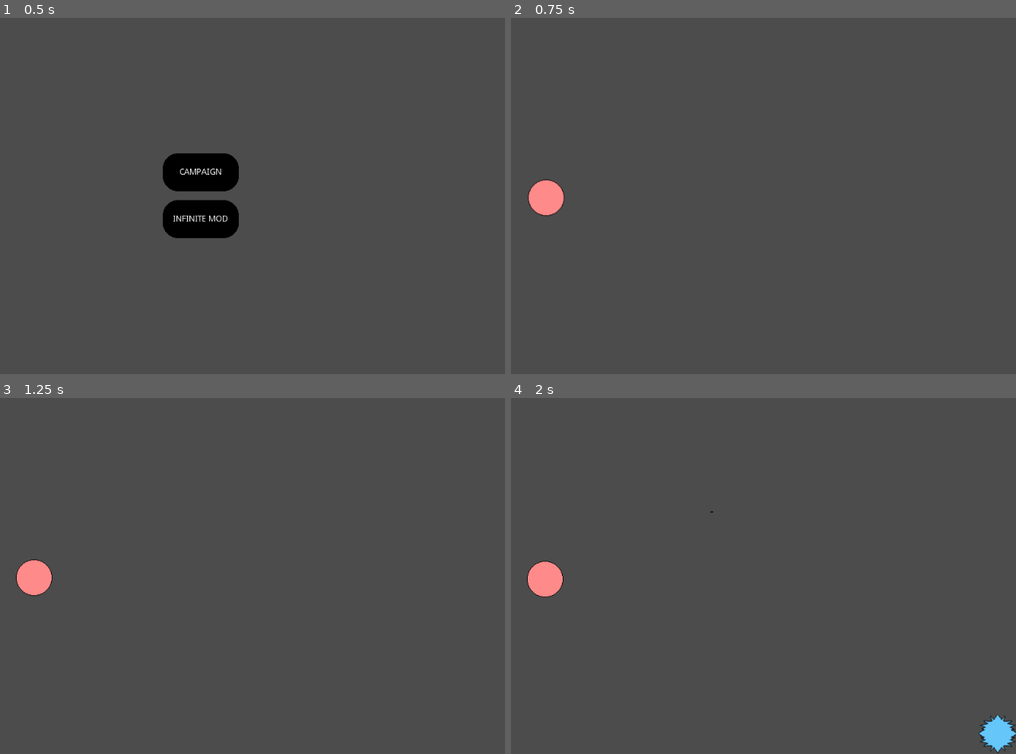
Above: before the commit, frames 1-4 (two rows, left to right).
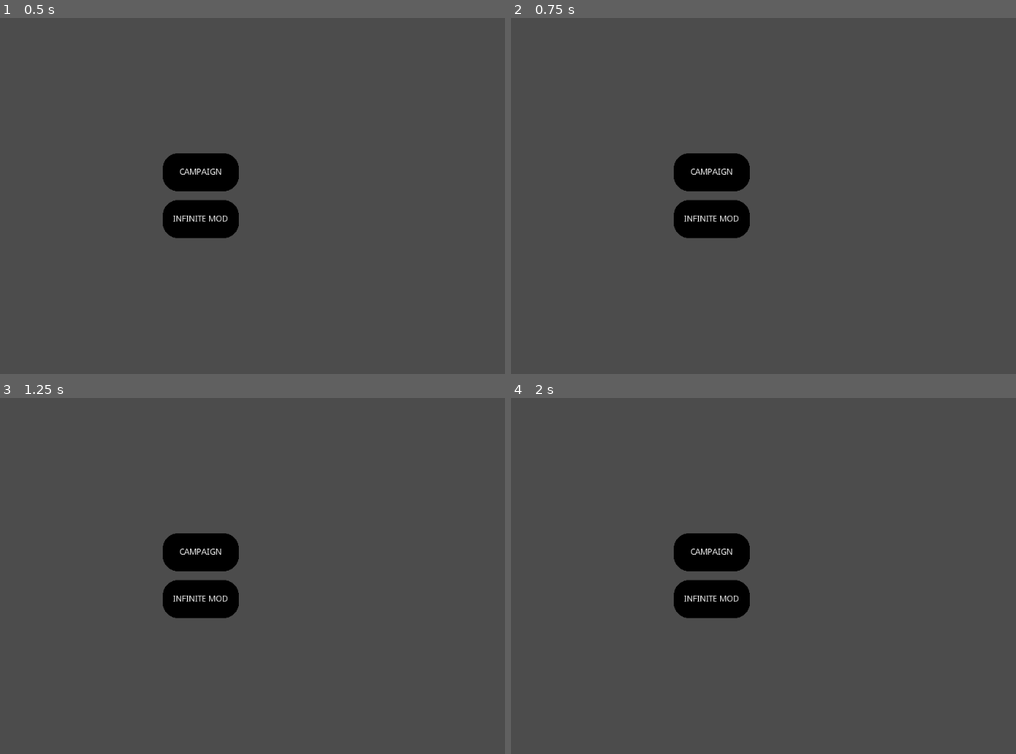
Above: after the commit, the same moments.

Repository: Sky84/LineRIderLike
Game: Godot game, scene res://Scenes/Main.tscn
Same seed, same stepped clock (60 frames per second), same inputs: the game is played once before the commit and once after it. Before the commit the project starts from res://Scenes/MainMenu.tscn.
Inputs (mouse positions are in pixels of both pictures, inside the frame that each line leads up to):
- Up to frame 1 (0.5 s): no input
- Up to frame 2 (0.75 s): click "INFINITE MOD" at 0.5 s
- Up to frame 3 (1.25 s): no input
- Up to frame 4 (2 s): click (713, 551) at 1.25 s, where only the run after the commit has a clickable "CAMPAIGN"

Frame 1 is identical in both runs. In frame 2, 3.5% of the frame differs, in the area x 3-48%, y 38-62%; in frame 3, 3.5%; in frame 4, 4.1%, in the area x 3-100%, y 31-100%.

Commit message:
adding font + better scene changing WIP

Diff:
--- /dev/null
+++ b/Objects/UI.tscn
@@ -0,0 +1,90 @@
+[gd_scene load_steps=6 format=2]
+
+[ext_resource path="res://Fonts/Oliciy.otf" type="DynamicFontData" id=1]
+[ext_resource path="res://Sprites/button.png" type="Texture" id=2]
+[ext_resource path="res://Scripts/UIController.gd" type="Script" id=3]
+
+
+[sub_resource type="StyleBoxTexture" id=1]
+texture = ExtResource( 2 )
+region_rect = Rect2( 0, 0, 128, 64 )
+
+[sub_resource type="DynamicFont" id=2]
+size = 60
+font_data = ExtResource( 1 )
+
+[node name="UI" type="Control"]
+anchor_right = 1.0
+anchor_bottom = 1.0
+script = ExtResource( 3 )
+__meta__ = {
+"_edit_use_anchors_": false
+}
+
+[node name="WinScreen" type="PopupDialog" parent="."]
+visible = true
+anchor_left = 0.5
+anchor_top = 0.5
+anchor_right = 0.5
+anchor_bottom = 0.5
+margin_left = -306.0
+margin_top = -201.0
+margin_right = 307.0
+margin_bottom = 202.0
+custom_styles/panel = SubResource( 1 )
+__meta__ = {
+"_edit_use_anchors_": false
+}
+
+[node name="RichTextLabel" type="Label" parent="WinScreen"]
+anchor_right = 1.0
+anchor_bottom = 1.0
+margin_left = 96.0
+margin_right = -98.0
+margin_bottom = -314.0
+custom_fonts/font = SubResource( 2 )
+text = "WIN"
+align = 1
+valign = 1
+uppercase = true
+
+[node name="NextLevelButton" type="TextureButton" parent="WinScreen"]
+anchor_right = 1.0
+anchor_bottom = 1.0
+margin_left = 333.909
+margin_top = 306.503
+margin_right = -91.0912
+margin_bottom = -2.4975
+texture_normal = ExtResource( 2 )
+expand = true
+stretch_mode = 5
+
+[node name="Label" type="Label" parent="WinScreen/NextLevelButton"]
+anchor_right = 1.0
+anchor_bottom = 1.0
+text = "NEXT LEVEL"
+align = 1
+valign = 1
+uppercase = true
+
+[node name="BackToMenuButton" type="TextureButton" parent="WinScreen"]
+anchor_right = 1.0
+anchor_bottom = 1.0
+margin_left = 101.978
+margin_top = 307.917
+margin_right = -323.022
+margin_bottom = -1.08325
+texture_normal = ExtResource( 2 )
+expand = true
+stretch_mode = 5
+__meta__ = {
+"_edit_use_anchors_": false
+}
+
+[node name="Label" type="Label" parent="WinScreen/BackToMenuButton"]
+anchor_right = 1.0
+anchor_bottom = 1.0
+text = "GIVE UP"
+align = 1
+valign = 1
+uppercase = true
--- a/Scenes/Game.tscn
+++ /dev/null
@@ -1,28 +0,0 @@
-[gd_scene load_steps=6 format=2]
-
-[ext_resource path="res://Scripts/Camera2DController.gd" type="Script" id=1]
-[ext_resource path="res://Scripts/LineController.gd" type="Script" id=2]
-[ext_resource path="res://Objects/Ball.tscn" type="PackedScene" id=3]
-[ext_resource path="res://Objects/Objective.tscn" type="PackedScene" id=4]
-
-
-[sub_resource type="PhysicsMaterial" id=1]
-friction = 0.1
-bounce = 0.1
-
-[node name="Node2D" type="Node2D"]
-script = ExtResource( 2 )
-
-[node name="Ball" parent="." instance=ExtResource( 3 )]
-position = Vector2( 90.5436, 97.0568 )
-
-[node name="Objective" parent="." instance=ExtResource( 4 )]
-position = Vector2( 851.851, 452.663 )
-
-[node name="TerrainStaticBody2D" type="StaticBody2D" parent="."]
-physics_material_override = SubResource( 1 )
-
-[node name="Camera2D" type="Camera2D" parent="."]
-offset = Vector2( 280, 0 )
-current = true
-script = ExtResource( 1 )
--- /dev/null
+++ b/Scenes/Main.tscn
@@ -0,0 +1,3 @@
+[gd_scene format=2]
+
+[node name="RootScene" type="Node"]
--- a/Scenes/MainMenu.tscn
+++ b/Scenes/MainMenu.tscn
@@ -4,7 +4,7 @@
 [ext_resource path="res://Scripts/MainMenuController.gd" type="Script" id=3]
 [ext_resource path="res://Scripts/LevelsMenuController.gd" type="Script" id=4]
 
-[node name="Control" type="Control"]
+[node name="MainMenuScreen" type="Control"]
 anchor_right = 1.0
 anchor_bottom = 1.0
 __meta__ = {
@@ -12,10 +12,12 @@
 }
 
 [node name="MainMenu" type="Control" parent="."]
-visible = false
 anchor_right = 1.0
 anchor_bottom = 1.0
 script = ExtResource( 3 )
+__meta__ = {
+"_edit_use_anchors_": false
+}
 
 [node name="CenterContainer" type="CenterContainer" parent="MainMenu"]
 anchor_right = 1.0
@@ -67,8 +69,10 @@
 }
 
 [node name="LevelsMenu" type="Control" parent="."]
+visible = false
 anchor_right = 1.0
 anchor_bottom = 1.0
+mouse_filter = 1
 script = ExtResource( 4 )
 __meta__ = {
 "_edit_use_anchors_": false
--- a/Scripts/LevelsMenuController.gd
+++ b/Scripts/LevelsMenuController.gd
@@ -1,6 +1,6 @@
 extends Control
 
-onready var LevelsContainer = $CenterContainer/GridContainer;
+onready var LevelsButtonContainer = $CenterContainer/GridContainer;
 var level_button: Resource = load("res://Objects/Button.tscn");
 
 var levels = [
@@ -14,10 +14,10 @@
 # Called when the node enters the scene tree for the first time.
 func _ready():
 	for level in levels:
-		var button:TextureButton = level_button.instance();
+		var button: TextureButton = level_button.instance();
 		button.get_node("Label").text = level.label;
 		button.connect("button_up", self, "_onLevelSelected", [level]);
-		LevelsContainer.add_child(button);
+		LevelsButtonContainer.add_child(button);
 
 func _onLevelSelected(level):
 	SceneManager.load_scene(level.path);
--- a/Scripts/MainMenuController.gd
+++ b/Scripts/MainMenuController.gd
@@ -13,7 +13,6 @@
 #func _process(delta):
 #	pass
 
-
 func _on_PlayCampaignButton_button_up():
 	MainMenu.hide();
 	LevelsMenu.show();
--- a/Scripts/ObjectiveController.gd
+++ b/Scripts/ObjectiveController.gd
@@ -17,4 +17,4 @@
 
 
 func _on_Area2D_body_entered(body):
-	pass
+	SceneManager.UIController.show_win_screen();
--- a/Scripts/SceneManager.gd
+++ b/Scripts/SceneManager.gd
@@ -1,14 +1,24 @@
 extends Node
 
+onready var RootScene = get_node("/root/RootScene");
 const Scene = {
 	InfiniteGame = "res://Scenes/InfiniteGame.tscn",
 	MainMenu = "res://Scenes/MainMenu.tscn",
 }
 
+var currentScene;
+var UIController;
+
 # Called when the node enters the scene tree for the first time.
 func _ready():
-	pass # Replace with function body.
-
+	load_scene(Scene.MainMenu);
 
 func load_scene(path:String):
-	get_tree().change_scene(path);
+	if currentScene:
+		RootScene.remove_child(currentScene);
+	var nextScene: Control = load(path).instance();
+	RootScene.add_child(nextScene);
+	currentScene = nextScene;
+	if currentScene.name.find("Level") and !UIController:
+		UIController = load("res://Objects/UI.tscn").instance();
+		currentScene.add_child(UIController);
--- /dev/null
+++ b/Scripts/UIController.gd
@@ -0,0 +1,6 @@
+extends Node
+
+onready var win_panel:Control = get_node("./WinScreen");
+
+func show_win_screen():
+	win_panel.show();
--- a/project.godot
+++ b/project.godot
@@ -16,7 +16,7 @@
 [application]
 
 config/name="LineRiderLike"
-run/main_scene="res://Scenes/MainMenu.tscn"
+run/main_scene="res://Scenes/Main.tscn"
 config/icon="res://icon.png"
 
 [autoload]
Binary file added: Fonts/Oliciy.otf
Binary file added: Fonts/Oliciy.ttf
Binary file added: Fonts/Oliciy.woff
